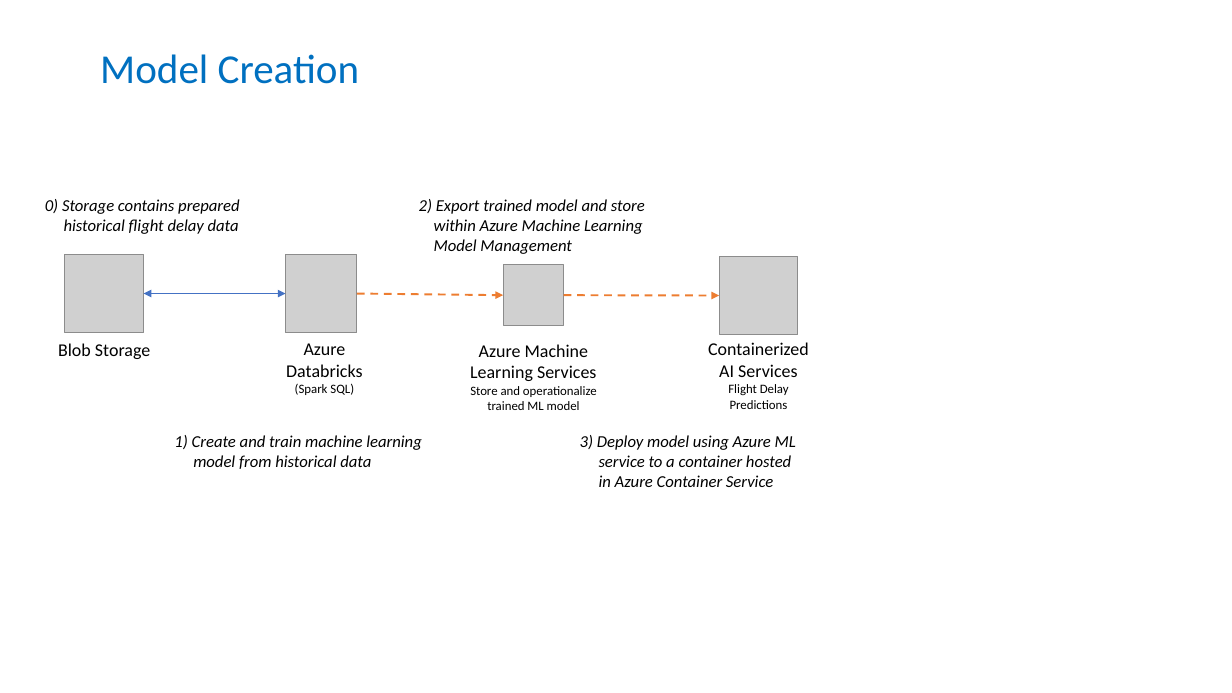
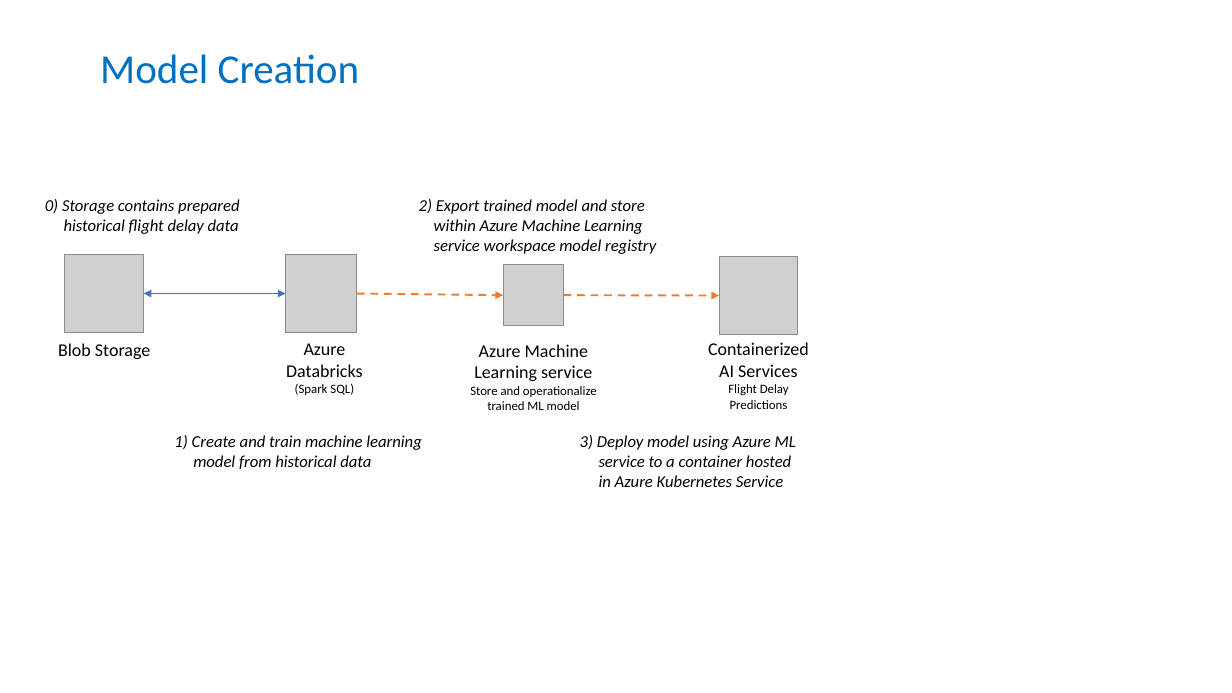
Before and after one commit to josuneha/AzureBigData-analytics, a slide deck: slide 4 of Whiteboard design session/Diagrams.pptx. Drawn at 1232x693 pixels with LibreOffice and Linux fonts; fonts in the diff are those of the drawing; grey boxes stand for pictures. Boxes give left, top, right and bottom in pixels: in the first picture for what was removed or moved away, otherwise in the second. Text is boxed around its words. In the diff, an @@ line names an element or a change of style, - is before the commit and + after.

```diff
--- a/Whiteboard design session/Diagrams.pptx
+++ b/Whiteboard design session/Diagrams.pptx
@@ text at bbox=[419, 199, 656, 254]: text changed @@
-2) Export trained model and store
-within Azure Machine Learning
-Model Management
+2) Export trained model and store
+within Azure Machine Learning
+service workspace model registry
@@ text at bbox=[474, 344, 592, 381]: text changed @@
-Azure Machine Learning Services
+Azure Machine Learning service
@@ text at bbox=[580, 435, 796, 487]: text changed @@
-3) Deploy model using Azure ML
-service to a container hosted
-in Azure Container Service
+3) Deploy model using Azure ML
+service to a container hosted
+in Azure Kubernetes Service
```
Also in this commit, not shown: 2 other slides changed, 6 other files.
